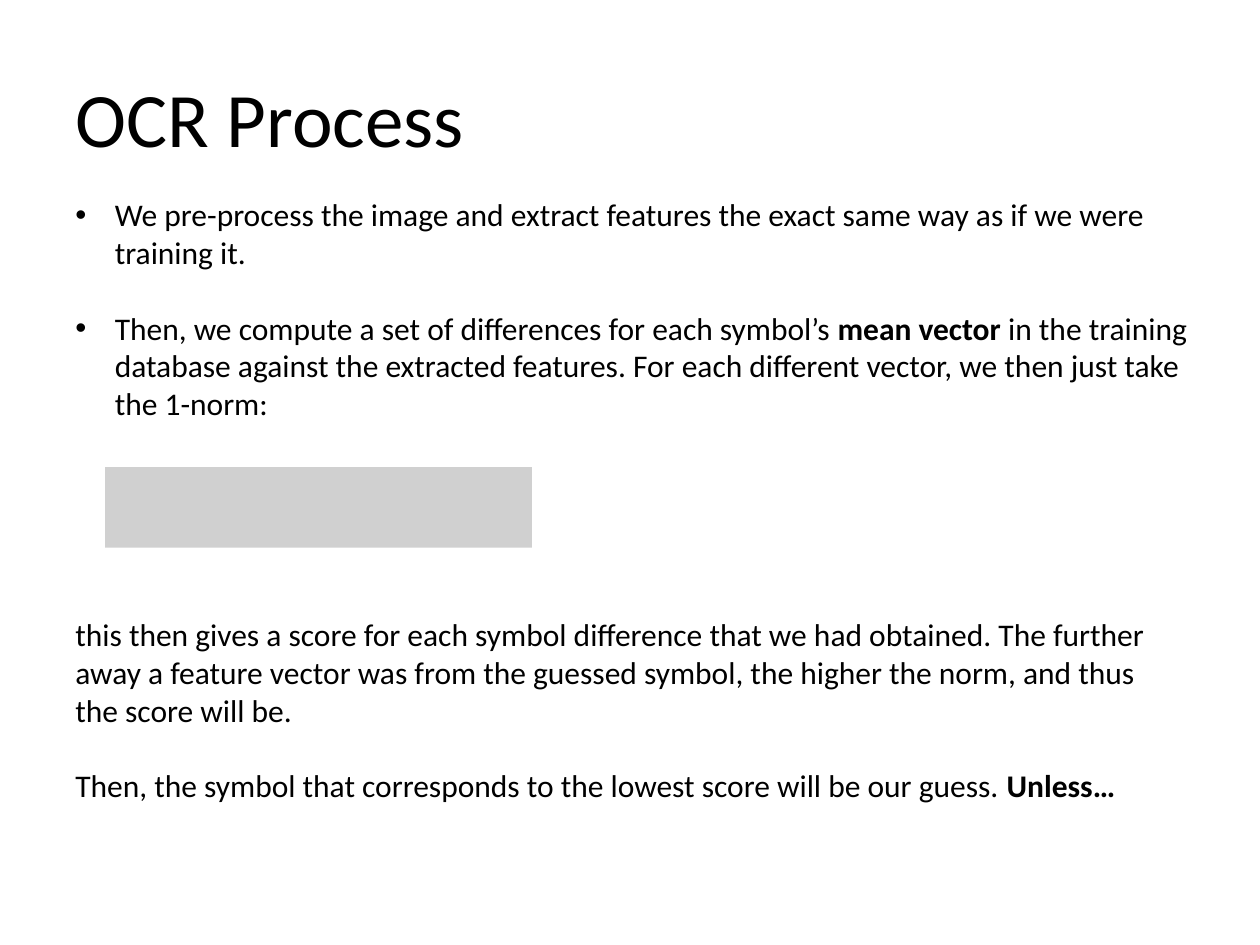
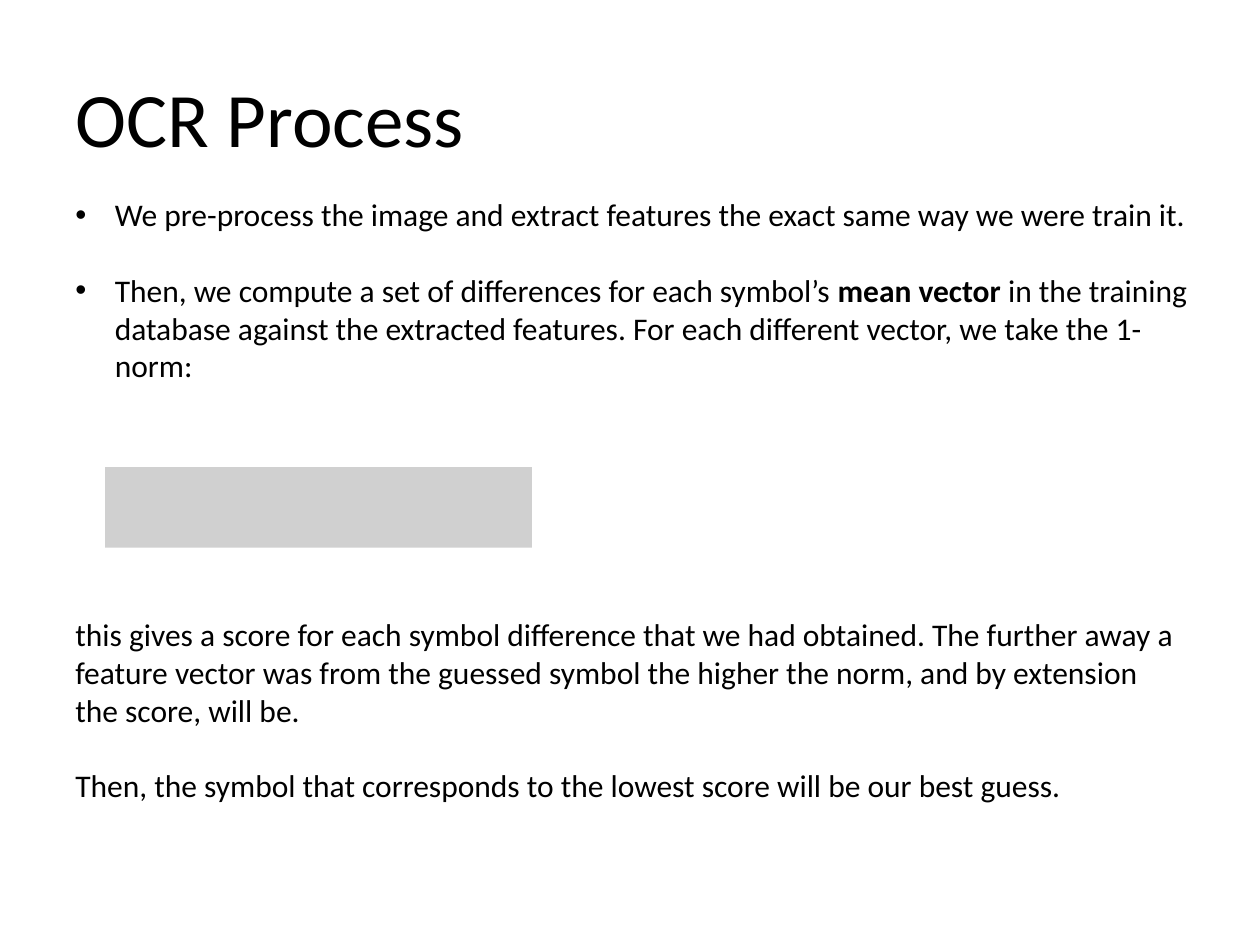
Before and after one commit to hilts-vaughan/cp467, a slide deck: slide 8 of Mean Vector Clustering w.pptx. Drawn at 1260x945 pixels with LibreOffice and Linux fonts; fonts in the diff are those of the drawing; grey boxes stand for pictures. Boxes give left, top, right and bottom in pixels: in the first picture for what was removed or moved away, otherwise in the second. Text is boxed around its words. In the diff, an @@ line names an element or a change of style, - is before the commit and + after.

```diff
--- a/Mean Vector Clustering w.pptx
+++ b/Mean Vector Clustering w.pptx
@@ text at [115,204,1187,378]: text changed @@
-• We pre-process the image and extract features the exact same way as if we were training it.
-• Then, we compute a set of differences for each symbol’s mean vector in the training database against the extracted features. For each different vector, we then just take the 1-norm:
+• We pre-process the image and extract features the exact same way we were train it.
+• Then, we compute a set of differences for each symbol’s mean vector in the training database against the extracted features. For each different vector, we take the 1-norm:
@@ text at [75,624,1173,803]: text changed @@
-this then gives a score for each symbol difference that we had obtained. The further away a feature vector was from the guessed symbol, the higher the norm, and thus the score will be.
-Then, the symbol that corresponds to the lowest score will be our guess. Unless…
+this gives a score for each symbol difference that we had obtained. The further away a feature vector was from the guessed symbol the higher the norm, and by extension the score, will be.
+Then, the symbol that corresponds to the lowest score will be our best guess.
```
Also in this commit, not shown: 1 other slide changed, 1 slide added, 1 slide removed.
